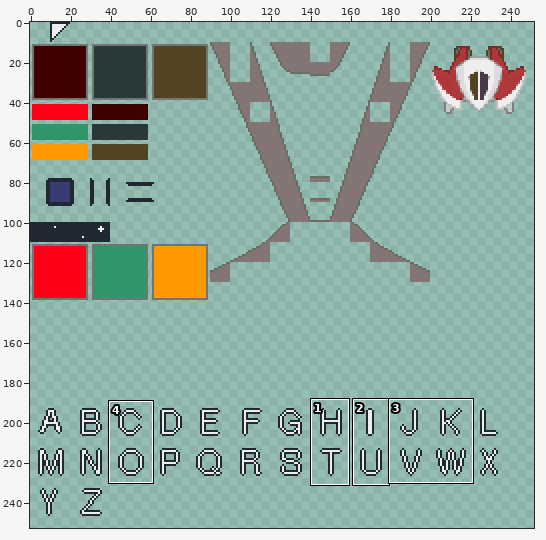
One commit to this sprite sheet: cartridge/resources/1_10x10.png. The first picture is a wide view before the edit; the outline marks the close-up.
Close-up. First the earlier version:
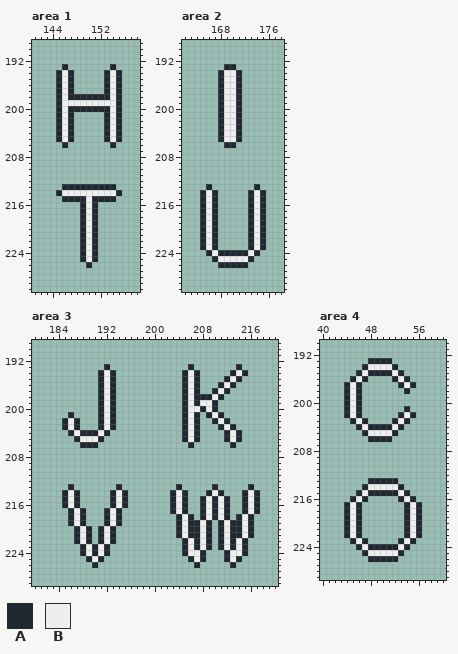
The file is 256x256 pixels. Shown: area 1: x 141..158, y 189..230; area 2: x 162..178, y 189..230; area 3: x 180..220, y 189..229; area 4: x 40..60, y 190..229. The wide view leaves out empty margins. The commit also changed other parts of the picture, which this record leaves out.
Palette (. is transparent): A #202831  B #eeeeee
Pixels before, area 1, first column x 145:
193 .A.......A.
194 ABA.....ABA
195 ABA.....ABA
196 ABA.....ABA
197 ABA.....ABA
198 ABAAAAAAABA
199 ABBBBBBBBBA
200 ABAAAAAAABA
201 ABA.....ABA
202 ABA.....ABA
203 ABA.....ABA
204 ABA.....ABA
205 ABA.....ABA
206 .A.......A.
207 ...........
208 ...........
209 ...........
210 ...........
211 ...........
212 ...........
213 .AAAAAAAAA.
214 ABBBBBBBBBA
215 .AAAABAAAA.
216 ....ABA....
217 ....ABA....
218 ....ABA....
219 ....ABA....
220 ....ABA....
221 ....ABA....
222 ....ABA....
223 ....ABA....
224 ....ABA....
225 ....ABA....
226 .....A.....
Pixels before, area 2, first column x 165:
193 ....AA.....
194 ...ABBA....
195 ...ABBA....
196 ...ABBA....
197 ...ABBA....
198 ...ABBA....
199 ...ABBA....
200 ...ABBA....
201 ...ABBA....
202 ...ABBA....
203 ...ABBA....
204 ...ABBA....
205 ...ABBA....
206 ....AA.....
207 ...........
208 ...........
209 ...........
210 ...........
211 ...........
212 ...........
213 .A.......A.
214 ABA.....ABA
215 ABA.....ABA
216 ABA.....ABA
217 ABA.....ABA
218 ABA.....ABA
219 ABA.....ABA
220 ABA.....ABA
221 ABA.....ABA
222 ABA.....ABA
223 ABA.....ABA
224 .ABAAAAABA.
225 ..ABBBBBA..
226 ...AAAAA...
Pixels before, area 3, first column x 185:
193 .......A.............A.......A...
194 ......ABA...........ABA.....ABA..
195 ......ABA...........ABA....ABA...
196 ......ABA...........ABA...ABA....
197 ......ABA...........ABA..ABA.....
198 ......ABA...........ABAAABA......
199 ......ABA...........ABABBA.......
200 ......ABA...........ABBABA.......
201 .A....ABA...........ABA.ABA......
202 ABA...ABA...........ABA..ABA.....
203 ABA...ABA...........ABA...ABA....
204 .ABAAABA............ABA....ABA...
205 ..ABBBA.............ABA....ABA...
206 ...AAA...............A......A....
207 .................................
208 .................................
209 .................................
210 .................................
211 .................................
212 .................................
213 .A.......A.........A.....A.....A.
214 ABA.....ABA.......ABA...ABA...ABA
215 ABA.....ABA.......ABA..ABABA..ABA
216 ABA.....ABA.......ABA..ABABA..ABA
217 .ABA...ABA........ABA..ABABA..ABA
218 .ABA...ABA.........ABA.ABABA.ABA.
219 .ABA...ABA.........ABAABA.ABAABA.
220 ..ABA.ABA..........ABAABA.ABAABA.
221 ..ABA.ABA..........ABAABA.ABAABA.
222 ..ABA.ABA...........ABABA.ABABA..
223 ...ABABA............ABABA.ABABA..
224 ...ABABA............ABBA...ABBA..
225 ....ABA..............ABA...ABA...
226 .....A................A.....A....
Pixels before, area 4, first column x 44:
193 ....AAAA.....
194 ...ABBBBA....
195 ..ABAAAABA...
196 .ABA....ABA..
197 ABA......ABA.
198 ABA.......A..
199 ABA..........
200 ABA..........
201 ABA.......A..
202 ABA......ABA.
203 .ABA....ABA..
204 ..ABAAAABA...
205 ...ABBBBA....
206 ....AAAA.....
207 .............
208 .............
209 .............
210 .............
211 .............
212 .............
213 ....AAAAA....
214 ...ABBBBBA...
215 ..ABAAAAABA..
216 .ABA.....ABA.
217 ABA.......ABA
218 ABA.......ABA
219 ABA.......ABA
220 ABA.......ABA
221 ABA.......ABA
222 ABA.......ABA
223 .ABA.....ABA.
224 ..ABAAAAABA..
225 ...ABBBBBA...
226 ....AAAAA....
After:
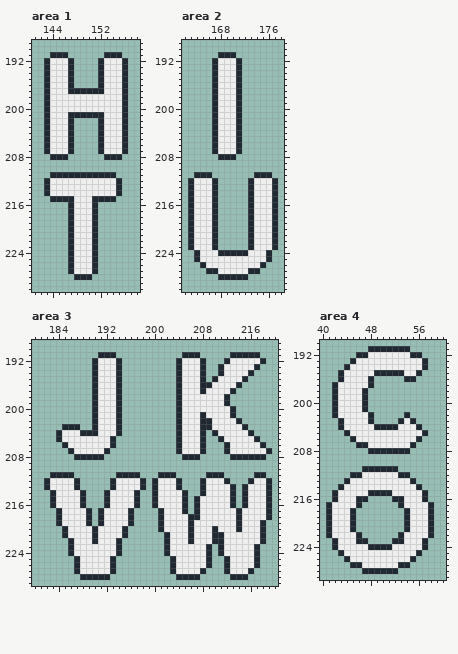
The exact change:
Changed rows in their new state; - is an unchanged pixel.
Area 1:
first column x 143:
191 -AAA------AAA-
192 ABBBA----ABBBA
193 ABBBA----ABBBA
194 ABB------AB-BA
195 ABB------AB-BA
196 ABB------AB-BA
197 ABB--AAAAAB-BA
198 ABB-BBBBBBB-BA
199 ABB---------BA
200 ABB-BBBBBBB-BA
201 ABB--AAAAAB-BA
202 ABB------AB-BA
203 ABB------AB-BA
204 ABB------AB-BA
205 ABB------AB-BA
206 ABBBA----ABBBA
207 ABBBA----ABBBA
208 -AAA------AAA-
211 -AAAAAAAAAAA--
212 ABBBBBBBBBBBA-
213 ABBBBBBBBBBBA-
214 ABB-----------
215 -AA--BB-------
216 ----ABB-------
217 ----ABB-------
218 ----ABB-------
219 ----ABB-------
220 ----ABB-------
221 ----ABB-------
222 ----ABB-------
223 ----ABB-------
224 ----ABB-------
225 ----ABB-------
226 ----ABBBA-----
227 ----ABBBA-----
228 -----AAA------
Area 2:
first column x 163:
191 -----AAA-------
192 ----ABBBA------
193 ----ABBBA------
194 ----AB---------
195 ----AB---------
196 ----AB---------
197 ----AB---------
198 ----AB---------
199 ----AB---------
200 ----AB---------
201 ----AB---------
202 ----AB---------
203 ----AB---------
204 ----AB---------
205 ----AB---------
206 ----ABBBA------
207 ----ABBBA------
208 -----AAA-------
211 -AAA-------AAA-
212 ABBBA-----ABBBA
213 ABBBA-----ABBBA
214 ABB---------BBA
215 ABB---------BBA
216 ABB---------BBA
217 ABB---------BBA
218 ABB---------BBA
219 ABB---------BBA
220 ABB---------BBA
221 ABB---------BBA
222 ABB---------BBA
223 ABB---------BBA
224 -ABB-------BBA-
225 -ABBB-----BBBA-
226 --ABBBBBBBBBA--
227 ---AABBBBBAA---
228 -----AAAAA-----
Area 3:
first column x 182:
191 ---------AAA-----------AAA-----AAAAA--
192 --------ABBBA---------ABBBA---ABBBBBA-
193 --------ABBBA---------ABBBA--ABBBBBA--
194 --------AB-BA---------AB-BA--ABB-BA---
195 --------AB-BA---------AB-BA-ABB-BA----
196 --------AB-BA---------AB-BAABB-BA-----
197 --------AB-BA---------AB-BABB-BA------
198 --------AB-BA---------AB-BBB-BA-------
199 --------AB-BA---------AB-B--BBA-------
200 --------AB-BA---------AB--B-BBBA------
201 ----.---AB-BA---------AB-BAB-BBA------
202 ---...--AB-BA---------AB-BAAB-BBA-----
203 ----A---AB-BA---------AB-BAABB-BBA----
204 --ABB-----BBA---------AB-BA-ABB-BBA---
205 --ABBB---BBA----------AB-BA--AB-BBBA--
206 ---ABBBBBBBA----------ABBBA---ABBBBBA-
207 ----ABBBBBA-----------ABBBA---ABBBBBBA
208 -----AAAAA-------------AAA-----AAAAAA-
211 -AAAA-------AAAA---AAA-----AAA-----AA-
212 ABBBBA-----ABBBBA-ABBBA---ABBBA---ABBA
213 ABBBBA-----ABBBBA-ABBB----ABBBBA-ABBBA
214 -ABB-BA---AB-BBA--ABBB----AB-BBA---BBA
215 -ABB-BA---AB-BBA--ABBB---AB-B-BA---BBA
216 -ABB-BA---AB-BBA--ABBB---AB-B-BA---BBA
217 --ABB-BA-AB-BBA----ABB---AB-B-BBAB-BBA
218 --ABB-BA-AB-BBA----ABBB--AB-B-BB--BBBA
219 --ABB-BA-AB-BBA----ABBB--B-BBB-B--BBA-
220 ---ABB-BAB-BBA-----ABBB--B-BAB-B--BBA-
221 ---ABB-BAB-BBA------ABB--B-BA--BB-BBA-
222 ----AB-BAB-BA-------ABBBAB-BA--B-BBBA-
223 ----ABB-B-BBA-------ABBB-B-----B-BBA--
224 ----ABB-B-BBA-------ABBB--BA-AB--BBA--
225 -----ABB-BBA---------ABBB-BA----BBBA--
226 -----ABBBBBA---------ABBBBBA--ABBBBA--
227 -----ABBBBBA---------ABBBBA---ABBBA---
228 ------AAAAA-----------AAAA-----AAA----
Area 4:
first column x 41:
191 -------AAAAAAA----
192 -----AABBBBBBBAA--
193 ----ABBBBBBBBBBBA-
194 ---ABBB----BBBBBA-
195 --ABBB-B---A-BBA--
196 --ABB-BA---..-A---
197 -ABB-BBA----...---
198 -ABB-BA------.----
199 -ABB-BA-----------
200 -ABB-BA-----------
201 -ABB-BA------.----
202 -ABB-BBA----.A.---
203 --ABB-BA---.ABA---
204 --ABBB-B---ABBBA--
205 ---ABBB----BBBBBA-
206 ----ABBBBBBBBBBA--
207 -----AABBBBBBBA---
208 -------AAAAAAA----
211 ------AAAAAA------
212 ----AABBBBBBAA----
213 ---ABBBBBBBBBBA---
214 --ABBBB-----BBBA--
215 -ABBBB-----B-BBBA-
216 -ABBBA-----A--BBA-
217 ABBB--------AB-BBA
218 ABBBA.---------BBA
219 ABBBA.---------BBA
220 ABBBA.---------BBA
221 ABBBA.---------BBA
222 ABBB--------AB-BBA
223 -ABBBA-----A--BBA-
224 -ABBBB-----B-BBBA-
225 --ABBBB-----BBBA--
226 ---ABBBBBBBBBBA---
227 ----AABBBBBBAA----
228 ------AAAAAA------
